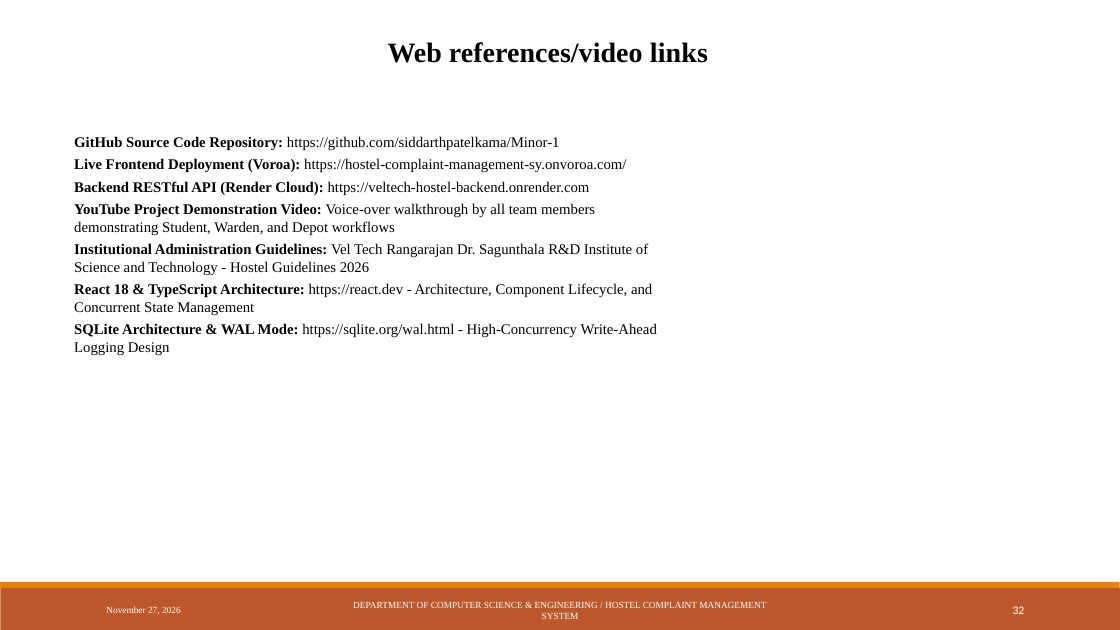
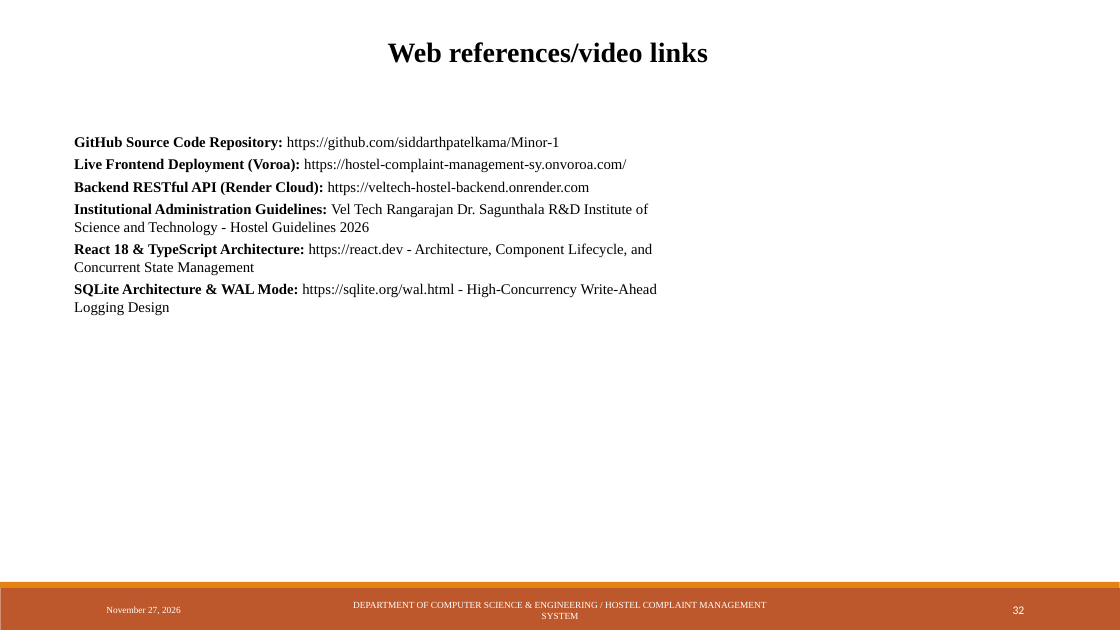
Before and after one commit to siddarthpatelkama/Minor-1, a slide deck: slide 32 of final review/8. CSE-MINOR PROJECT-I SEMESTER END VIVA VOCE PPT TEMPLATE SS2627.pptx. Drawn at 1120x630 pixels with LibreOffice and Linux fonts; fonts in the diff are those of the drawing. Boxes give left, top, right and bottom in pixels: in the first picture for what was removed or moved away, otherwise in the second. Text is boxed around its words. In the diff, an @@ line names an element or a change of style, - is before the commit and + after.

```diff
--- a/final review/8. CSE-MINOR PROJECT-I SEMESTER END VIVA VOCE PPT TEMPLATE SS2627.pptx
+++ b/final review/8. CSE-MINOR PROJECT-I SEMESTER END VIVA VOCE PPT TEMPLATE SS2627.pptx
@@ text at (x1=74, y1=203, x2=595, y2=235): paragraph removed @@
-YouTube Project Demonstration Video: Voice-over walkthrough by all team members demonstrating Student, Warden, and Depot workflows
```
Also in this commit, not shown: 1 other slide changed, 6 other files.
